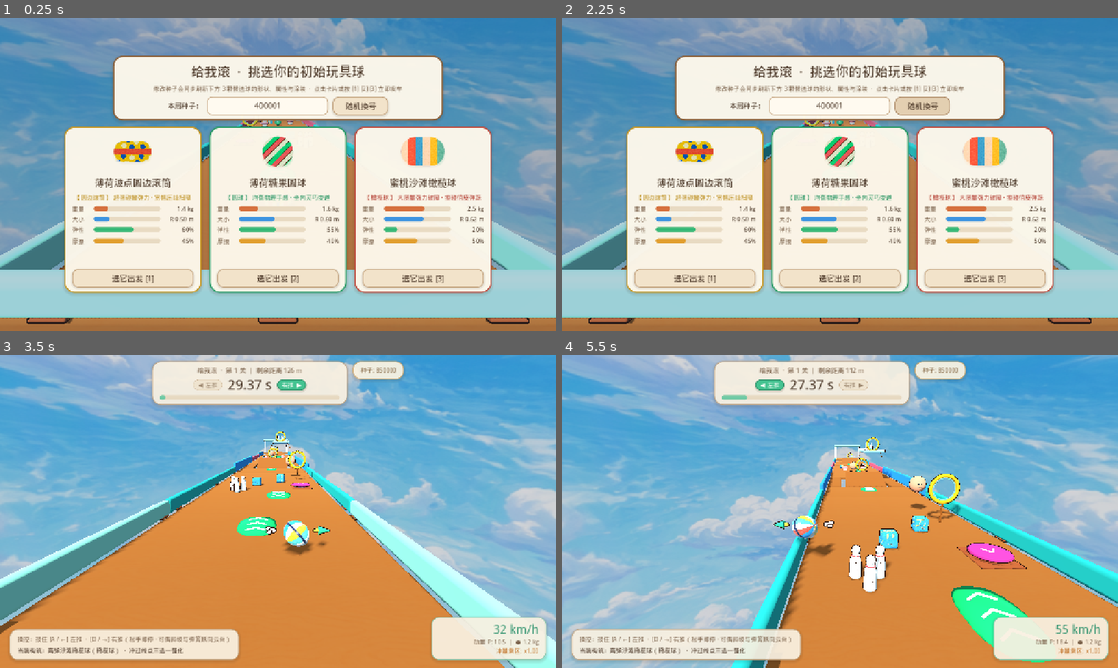
Above: before the commit, frames 1-4 (two rows, left to right).
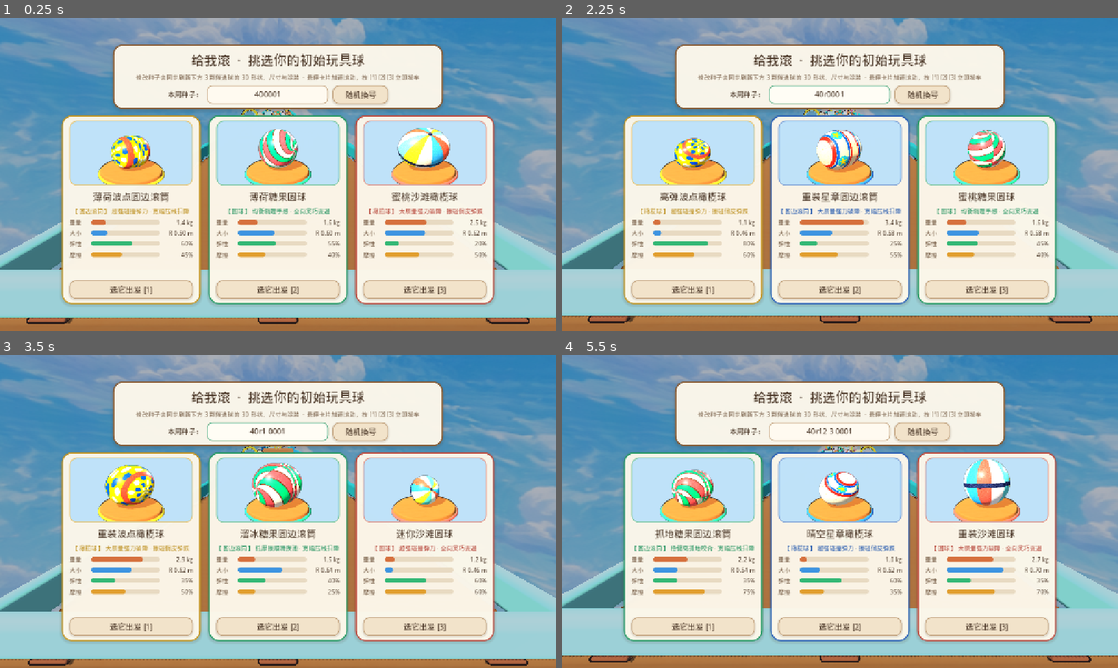
Above: after the commit, the same moments.

Repository: nossika/kinetic-run
Game: Godot game, scene res://scenes/main.tscn
Two runs of this game, one before a commit and one after it. Both use one fixed random seed, a clock stepped at 60 frames per second and the inputs below.
Inputs (mouse positions are in pixels of both pictures, inside the frame that each line leads up to):
- Up to frame 1 (0.25 s): no input
- Up to frame 2 (2.25 s): tap Enter at 0.5, 0.6 s; move the mouse to (962, 158) at 0.52 s; hold Right 0.53-1.28 s; click (962, 158) at 0.67 s; tap Space at 0.77, 1.52 s; move the mouse to (728, 190) at 1.27 s; hold Left 1.28-2.03 s; tap Keypad Enter at 1.35 s; click (728, 190) at 1.42 s; move the mouse to (895, 105) at 2.02 s; hold Right from 2.03 s (still down); tap R at 2.1 s; click (895, 105) at 2.17 s
- Up to frame 3 (3.5 s): keep holding Right; move the mouse to (250, 574) at 2.77 s; tap 1 at 2.85 s; click (250, 574) at 2.92 s; tap Space at 3.02 s
- Up to frame 4 (5.5 s): move the mouse to (1006, 558) at 3.52 s; release Right at 3.53 s; hold Left from 3.53 s (still down); tap 2 at 3.6 s; click (1006, 558) at 3.67 s; tap Space at 3.77, 4.52 s; move the mouse to (673, 464) at 4.27 s; tap 3 at 4.35 s; click (673, 464) at 4.42 s; move the mouse to (867, 511) at 5.02 s; tap Enter at 5.1 s; click (867, 511) at 5.17 s

The runs differ from the first frame. In frame 1, 37% of the frame differs, in the area x 11-89%, y 8-92%; in frame 2, 38%; in frame 3, 95%; in frame 4, 96%, in the area x 0-100%, y 0-100%.

Commit message:
feat(ui): render real-time 3D rolling starter ball previews on StartScreenPanel
Co-authored-by: Cursor <cursoragent@cursor.com>
Co-authored-by: nossikalin <nossikalin@tencent.com>

Diff:
--- a/src/gameplay/player_ball_3d.gd
+++ b/src/gameplay/player_ball_3d.gd
@@ -254,41 +254,66 @@
 			_collision_shape.shape = _sphere_shape
 
 
-func _rebuild_visual_mesh_for_shape() -> void:
-	if _core_mesh == null or DisplayServer.get_name() == "headless":
-		return
-	var livery_path := MaterialLibrary.TEX_BALL_LIVERY_BEACH
-	var tint := Color.WHITE
-	if current_starter_ball != null:
-		livery_path = current_starter_ball.livery_texture_path
-		tint = current_starter_ball.primary_tint
-	var ball_mat := MaterialLibrary.make_starter_ball_material(livery_path, tint)
-
-	match current_shape_type:
+static func populate_ball_visual(
+	mesh_inst: MeshInstance3D,
+	def: StarterBallDefinition,
+	shape_override: String = ""
+) -> void:
+	if mesh_inst == null:
+		return
+	var shape_t := shape_override
+	if shape_t == "" and def != null:
+		shape_t = def.shape_type
+	if shape_t == "":
+		shape_t = "sphere"
+
+	var is_headless := DisplayServer.get_name() == "headless"
+	var ball_mat: StandardMaterial3D = null
+	if not is_headless:
+		var livery_path := MaterialLibrary.TEX_BALL_LIVERY_BEACH
+		var tint := Color.WHITE
+		if def != null:
+			livery_path = def.livery_texture_path
+			tint = def.primary_tint
+		ball_mat = MaterialLibrary.make_starter_ball_material(livery_path, tint)
+
+	var built_mesh: Mesh = null
+	match shape_t:
 		"rugby":
-			_core_mesh.rotation_degrees = Vector3.ZERO
-			var ellip := ClayMeshBuilder.make_ellipsoid_mesh(
+			mesh_inst.rotation_degrees = Vector3.ZERO
+			built_mesh = ClayMeshBuilder.make_ellipsoid_mesh(
 				Vector3(StatSheet.BASE_RADIUS * 1.32, StatSheet.BASE_RADIUS, StatSheet.BASE_RADIUS),
 				32,
-				18
+				18,
+				true
 			)
-			ClayMeshBuilder.assign_mesh(_core_mesh, ellip, ball_mat)
 		"capsule_roller":
-			_core_mesh.rotation_degrees = Vector3(0.0, 0.0, 90.0)
+			mesh_inst.rotation_degrees = Vector3(0.0, 0.0, 90.0)
 			var cm := CapsuleMesh.new()
 			cm.radius = StatSheet.BASE_RADIUS
 			cm.height = StatSheet.BASE_RADIUS * 2.52
 			cm.radial_segments = 32
 			cm.rings = 12
-			ClayMeshBuilder.assign_mesh(_core_mesh, cm, ball_mat)
+			built_mesh = cm
 		_:
-			_core_mesh.rotation_degrees = Vector3.ZERO
+			mesh_inst.rotation_degrees = Vector3.ZERO
 			var sm := SphereMesh.new()
 			sm.radius = StatSheet.BASE_RADIUS
 			sm.height = StatSheet.BASE_RADIUS * 2.0
 			sm.radial_segments = 32
 			sm.rings = 20
-			ClayMeshBuilder.assign_mesh(_core_mesh, sm, ball_mat)
+			built_mesh = sm
+
+	if is_headless:
+		mesh_inst.mesh = built_mesh
+	else:
+		ClayMeshBuilder.assign_mesh(mesh_inst, built_mesh, ball_mat)
+
+
+func _rebuild_visual_mesh_for_shape() -> void:
+	if _core_mesh == null:
+		return
+	populate_ball_visual(_core_mesh, current_starter_ball, current_shape_type)
 
 
 func _build_hud_ring_visuals() -> void:
--- a/src/ui/start_screen_panel.gd
+++ b/src/ui/start_screen_panel.gd
@@ -9,57 +9,48 @@
 var _cards_row: HBoxContainer = null
 var _suppress_seed_signal: bool = false
 var _current_balls: Array[StarterBallDefinition] = []
-
-
-static func _make_ball_preview_widget(def: StarterBallDefinition) -> Control:
-	var holder := CenterContainer.new()
-	holder.custom_minimum_size = Vector2(0.0, 92.0)
-
-	var r_scale := clampf((def.radius if def != null else 0.55) / 0.58, 0.82, 1.18)
-	var shape_t := def.shape_type if def != null else "sphere"
-	var w := 68.0 * r_scale
-	var h := 68.0 * r_scale
-	var radius_px := int(round(h * 0.5))
-
-	if shape_t == "rugby":
-		w = 94.0 * r_scale
-		h = 62.0 * r_scale
-		radius_px = int(round(h * 0.5))
-	elif shape_t == "capsule_roller":
-		w = 100.0 * r_scale
-		h = 56.0 * r_scale
-		radius_px = int(round(h * 0.5))
-
-	var mask_panel := Panel.new()
-	mask_panel.custom_minimum_size = Vector2(w, h)
-	mask_panel.clip_children = CanvasItem.CLIP_CHILDREN_AND_DRAW
-	var mask_sb := StyleBoxFlat.new()
-	mask_sb.bg_color = def.accent_color if def != null else Color(0.92, 0.36, 0.30)
-	mask_sb.set_corner_radius_all(radius_px)
-	mask_sb.shadow_color = Color(0.18, 0.11, 0.06, 0.22)
-	mask_sb.shadow_size = 5
-	mask_sb.shadow_offset = Vector2(0.0, 3.0)
-	mask_panel.add_theme_stylebox_override("panel", mask_sb)
-
-	if DisplayServer.get_name() != "headless" and def != null:
-		var tex := load(def.livery_texture_path) as Texture2D
-		if tex != null:
-			var tr := TextureRect.new()
-			tr.texture = tex
-			tr.modulate = def.primary_tint
-			tr.expand_mode = TextureRect.EXPAND_IGNORE_SIZE
-			tr.stretch_mode = TextureRect.STRETCH_KEEP_ASPECT_COVERED
-			tr.set_anchors_and_offsets_preset(Control.PRESET_FULL_RECT)
-			mask_panel.add_child(tr)
-
-	holder.add_child(mask_panel)
-	return holder
+var _preview_widgets: Array[StarterBallPreview3D] = []
+
+
+static func _make_ball_preview_stage(def: StarterBallDefinition, slot_idx: int) -> Dictionary:
+	var frame := PanelContainer.new()
+	frame.custom_minimum_size = Vector2(284.0, 150.0)
+	var stage_sb := StyleBoxFlat.new()
+	stage_sb.bg_color = Color(0.73, 0.88, 0.98, 0.92)
+	stage_sb.border_color = (def.accent_color.darkened(0.10) if def != null else Color(0.45, 0.65, 0.85))
+	stage_sb.border_color.a = 0.55
+	stage_sb.set_border_width_all(2)
+	stage_sb.set_corner_radius_all(16)
+	stage_sb.content_margin_left = 4
+	stage_sb.content_margin_right = 4
+	stage_sb.content_margin_top = 3
+	stage_sb.content_margin_bottom = 3
+	frame.add_theme_stylebox_override("panel", stage_sb)
+
+	var preview := StarterBallPreview3D.new()
+	var phase_offsets: Array[float] = [0.15, 0.85, -0.45]
+	var phase := phase_offsets[slot_idx % phase_offsets.size()]
+	preview.setup_ball(def, phase)
+	frame.add_child(preview)
+
+	return {"frame": frame, "preview": preview}
 
 
 func _ready() -> void:
 	set_anchors_and_offsets_preset(Control.PRESET_FULL_RECT)
 	theme = UiTheme.build_theme()
+	visibility_changed.connect(_on_visibility_changed)
 	_build_ui()
+
+
+func _on_visibility_changed() -> void:
+	for prev in _preview_widgets:
+		if prev != null and is_instance_valid(prev):
+			prev.set_preview_active(visible)
+
+
+func get_preview_widgets() -> Array[StarterBallPreview3D]:
+	return _preview_widgets
 
 
 func _build_ui() -> void:
@@ -109,7 +100,7 @@
 	sub.horizontal_alignment = HORIZONTAL_ALIGNMENT_CENTER
 	sub.add_theme_font_size_override("font_size", 14)
 	sub.add_theme_color_override("font_color", UiTheme.INK_MUTED)
-	sub.text = "修改种子会同步刷新下方 3 颗候选球的形状、属性与涂装  ·  点击卡片或按 [1] [2] [3] 立即发车"
+	sub.text = "修改种子会同步刷新下方 3 颗候选球的 3D 形状、尺寸与涂装  ·  悬停卡片加速滚动，按 [1] [2] [3] 立即发车"
 	header_vb.add_child(sub)
 
 	var seed_row := HBoxContainer.new()
@@ -161,6 +152,7 @@
 
 	if _cards_row == null:
 		return
+	_preview_widgets.clear()
 	for child in _cards_row.get_children():
 		child.queue_free()
 
@@ -172,7 +164,7 @@
 
 func _build_ball_card(idx: int, def: StarterBallDefinition) -> PanelContainer:
 	var card := PanelContainer.new()
-	card.custom_minimum_size = Vector2(316.0, 382.0)
+	card.custom_minimum_size = Vector2(320.0, 434.0)
 	var border_col := def.accent_color.darkened(0.18)
 	border_col.a = 0.96
 	card.add_theme_stylebox_override(
@@ -184,7 +176,15 @@
 	vb.add_theme_constant_override("separation", 7)
 	card.add_child(vb)
 
-	vb.add_child(_make_ball_preview_widget(def))
+	var stage_bundle := _make_ball_preview_stage(def, idx)
+	var stage_frame := stage_bundle["frame"] as PanelContainer
+	var preview := stage_bundle["preview"] as StarterBallPreview3D
+	preview.set_preview_active(visible)
+	_preview_widgets.append(preview)
+	vb.add_child(stage_frame)
+
+	card.mouse_entered.connect(func() -> void: preview.set_hovered(true))
+	card.mouse_exited.connect(func() -> void: preview.set_hovered(false))
 
 	var name_lbl := Label.new()
 	name_lbl.horizontal_alignment = HORIZONTAL_ALIGNMENT_CENTER
@@ -213,6 +213,8 @@
 	var pick_btn := Button.new()
 	pick_btn.text = "选它出发 [%d]" % (idx + 1)
 	pick_btn.custom_minimum_size = Vector2(0.0, 42.0)
+	pick_btn.mouse_entered.connect(func() -> void: preview.set_hovered(true))
+	pick_btn.mouse_exited.connect(func() -> void: preview.set_hovered(false))
 	pick_btn.pressed.connect(func() -> void: _pick(idx))
 	vb.add_child(pick_btn)
 
--- /dev/null
+++ b/src/ui/starter_ball_preview_3d.gd
@@ -0,0 +1,192 @@
+class_name StarterBallPreview3D
+extends SubViewportContainer
+
+const IDLE_ROLL_SPEED: float = 2.65
+const HOVER_ROLL_SPEED: float = 5.80
+
+var _viewport: SubViewport = null
+var _world_root: Node3D = null
+var _pedestal_trim: MeshInstance3D = null
+var _stage_pivot: Node3D = null
+var _roll_pivot: Node3D = null
+var _ball_mesh: MeshInstance3D = null
+
+var _ball_def: StarterBallDefinition = null
+var _scale_ratio: float = 1.0
+var _anim_time: float = 0.0
+var _roll_angle: float = 0.35
+var _is_hovered: bool = false
+var _is_active: bool = true
+
+
+func _init() -> void:
+	stretch = true
+	custom_minimum_size = Vector2(276.0, 144.0)
+	mouse_filter = Control.MOUSE_FILTER_PASS
+	_build_3d_stage()
+
+
+func _build_3d_stage() -> void:
+	if _viewport != null:
+		return
+	var is_headless := DisplayServer.get_name() == "headless"
+
+	_viewport = SubViewport.new()
+	_viewport.name = "PreviewViewport"
+	_viewport.own_world_3d = true
+	_viewport.world_3d = World3D.new()
+	_viewport.transparent_bg = true
+	_viewport.size = Vector2i(276, 144)
+	if not is_headless:
+		_viewport.msaa_3d = Viewport.MSAA_2X
+		_viewport.render_target_update_mode = SubViewport.UPDATE_ALWAYS
+	else:
+		_viewport.render_target_update_mode = SubViewport.UPDATE_DISABLED
+	add_child(_viewport)
+
+	_world_root = Node3D.new()
+	_world_root.name = "PreviewWorldRoot"
+	_viewport.add_child(_world_root)
+
+	var env := Environment.new()
+	env.background_mode = Environment.BG_CLEAR_COLOR
+	env.tonemap_mode = Environment.TONE_MAPPER_FILMIC
+	env.tonemap_exposure = 0.90
+	env.ambient_light_source = Environment.AMBIENT_SOURCE_COLOR
+	env.ambient_light_color = Color(0.88, 0.93, 1.0)
+	env.ambient_light_energy = 0.42
+
+	var world_env := WorldEnvironment.new()
+	world_env.name = "PreviewEnvironment"
+	world_env.environment = env
+	_world_root.add_child(world_env)
+
+	var key_light := DirectionalLight3D.new()
+	key_light.name = "KeyLight"
+	key_light.rotation_degrees = Vector3(-44.0, -34.0, 0.0)
+	key_light.light_color = Color(1.0, 0.97, 0.90)
+	key_light.light_energy = 0.98
+	key_light.shadow_opacity = 0.72
+	key_light.directional_shadow_mode = DirectionalLight3D.SHADOW_ORTHOGONAL
+	key_light.directional_shadow_max_distance = 10.0
+	key_light.shadow_enabled = not is_headless
+	_world_root.add_child(key_light)
+
+	var fill_light := DirectionalLight3D.new()
+	fill_light.name = "RimFillLight"
+	fill_light.rotation_degrees = Vector3(-18.0, 142.0, 0.0)
+	fill_light.light_color = Color(0.72, 0.86, 1.0)
+	fill_light.light_energy = 0.34
+	fill_light.shadow_enabled = false
+	_world_root.add_child(fill_light)
+
+	var cam := Camera3D.new()
+	cam.name = "PreviewCamera"
+	cam.fov = 34.0
+	var eye := Vector3(0.0, 1.24, 3.12)
+	var target := Vector3(0.0, 0.46, 0.0)
+	cam.transform = Transform3D(Basis.looking_at(target - eye, Vector3.UP), eye)
+	cam.current = true
+	_world_root.add_child(cam)
+
+	# Fixed-size beechwood turntable pedestal (top surface at y = 0.0) as scale reference
+	var pedestal := MeshInstance3D.new()
+	pedestal.name = "PedestalMesh"
+	pedestal.position = Vector3(0.0, -0.07, 0.0)
+	if not is_headless:
+		var disc := ClayMeshBuilder.make_chamfered_cylinder(0.96, 1.02, 0.14, 0.038, 32)
+		var wood_mat := MaterialLibrary.make_beechwood_material(Color(1.10, 1.04, 0.96))
+		wood_mat.next_pass = MaterialLibrary.make_toon_outline_material(0.024)
+		ClayMeshBuilder.assign_mesh(pedestal, disc, wood_mat)
+	_world_root.add_child(pedestal)
+
+	_pedestal_trim = MeshInstance3D.new()
+	_pedestal_trim.name = "PedestalTrim"
+	_pedestal_trim.position = Vector3(0.0, -0.10, 0.0)
+	if not is_headless:
+		var trim_mesh := ClayMeshBuilder.make_chamfered_cylinder(1.03, 1.05, 0.055, 0.02, 32)
+		var trim_mat := MaterialLibrary.make_silicone_soft_material(Color(0.24, 0.64, 0.92), false)
+		ClayMeshBuilder.assign_mesh(_pedestal_trim, trim_mesh, trim_mat)
+	_world_root.add_child(_pedestal_trim)
+
+	_stage_pivot = Node3D.new()
+	_stage_pivot.name = "StagePivot"
+	_world_root.add_child(_stage_pivot)
+
+	_roll_pivot = Node3D.new()
+	_roll_pivot.name = "RollPivot"
+	_stage_pivot.add_child(_roll_pivot)
+
+	_ball_mesh = MeshInstance3D.new()
+	_ball_mesh.name = "BallMesh"
+	_roll_pivot.add_child(_ball_mesh)
+
+
+func setup_ball(def: StarterBallDefinition, phase_offset: float = 0.0) -> void:
+	_build_3d_stage()
+	_ball_def = def
+	_anim_time = phase_offset
+	_roll_angle = 0.35 + phase_offset * 0.6
+
+	var r := def.radius if def != null else StatSheet.BASE_RADIUS
+	_scale_ratio = r / StatSheet.BASE_RADIUS
+	_roll_pivot.position = Vector3(0.0, r, 0.0)
+	_roll_pivot.scale = Vector3.ONE * _scale_ratio
+
+	PlayerBall3D.populate_ball_visual(_ball_mesh, def)
+
+	if DisplayServer.get_name() != "headless" and _pedestal_trim != null and def != null:
+		var trim_mat := MaterialLibrary.make_silicone_soft_material(def.accent_color, false)
+		_pedestal_trim.material_override = trim_mat
+
+	_apply_pose()
+
+
+func set_hovered(hovered: bool) -> void:
+	_is_hovered = hovered
+
+
+func set_preview_active(active: bool) -> void:
+	_is_active = active
+	set_process(active)
+	if _viewport != null:
+		if active and DisplayServer.get_name() != "headless":
+			_viewport.render_target_update_mode = SubViewport.UPDATE_ALWAYS
+		else:
+			_viewport.render_target_update_mode = SubViewport.UPDATE_DISABLED
+
+
+func is_preview_active() -> bool:
+	return _is_active
+
+
+func get_ball_scale_ratio() -> float:
+	return _scale_ratio
+
+
+func get_roll_angle() -> float:
+	return _roll_angle
+
+
+func get_ball_mesh_instance() -> MeshInstance3D:
+	return _ball_mesh
+
+
+func _process(delta: float) -> void:
+	if not _is_active:
+		return
+	_advance_preview_anim(delta)
+
+
+func _advance_preview_anim(delta: float) -> void:
+	_anim_time += delta
+	var speed := HOVER_ROLL_SPEED if _is_hovered else IDLE_ROLL_SPEED
+	_roll_angle += delta * speed
+	_apply_pose()
+
+
+func _apply_pose() -> void:
+	if _stage_pivot != null:
+		_stage_pivot.rotation.y = deg_to_rad(25.0) + sin(_anim_time * 1.15) * deg_to_rad(22.0)
+	if _roll_pivot != null:
+		_roll_pivot.rotation.x = _roll_angle
--- a/tests/test_game_loop.gd
+++ b/tests/test_game_loop.gd
@@ -52,11 +52,44 @@
 		"Re-entering same seed on StartScreen reproduces identical starter balls"
 	)
 
+	# Verify StartScreenPanel renders real-time 3D SubViewport previews for all 3 starter balls
+	var has_3d_previews: bool = world.start_screen_panel.has_method("get_preview_widgets")
+	assert_true(has_3d_previews, "StartScreenPanel exposes get_preview_widgets() for real 3D starter ball previews")
+	var previews: Array = world.start_screen_panel.call("get_preview_widgets") if has_3d_previews else []
+	assert_eq(previews.size(), 3, "StartScreenPanel creates 3 real-time 3D starter ball preview viewports")
+	for idx in range(previews.size()):
+		var prev := previews[idx] as SubViewportContainer
+		var ball_def: StarterBallDefinition = world.current_starter_balls[idx]
+		assert_true(prev != null, "Card %d preview is a SubViewportContainer" % idx)
+		if prev != null:
+			var sub_vp := prev.get_node_or_null("PreviewViewport") as SubViewport
+			assert_true(sub_vp != null and sub_vp.own_world_3d, "Card %d preview uses isolated own_world_3d SubViewport" % idx)
+			var mesh_inst: MeshInstance3D = prev.call("get_ball_mesh_instance")
+			assert_true(mesh_inst != null and mesh_inst.mesh != null, "Card %d preview builds real 3D ball Mesh" % idx)
+			if mesh_inst != null and mesh_inst.mesh != null:
+				if ball_def.shape_type == "sphere":
+					assert_true(mesh_inst.mesh is SphereMesh, "Sphere starter ball preview uses SphereMesh")
+				elif ball_def.shape_type == "rugby":
+					assert_true(mesh_inst.mesh is ArrayMesh, "Rugby starter ball preview uses ellipsoid ArrayMesh")
+				elif ball_def.shape_type == "capsule_roller":
+					assert_true(mesh_inst.mesh is CapsuleMesh, "Capsule roller starter ball preview uses CapsuleMesh")
+			var expected_scale := ball_def.radius / StatSheet.BASE_RADIUS
+			assert_approx(float(prev.call("get_ball_scale_ratio")), expected_scale, 0.01, "Card %d 3D preview scales proportionally to ball radius" % idx)
+			assert_true(bool(prev.call("is_preview_active")), "Card %d 3D preview is active while StartScreenPanel is visible" % idx)
+			var roll_before: float = float(prev.call("get_roll_angle"))
+			prev.call("_advance_preview_anim", 0.30)
+			var roll_after: float = float(prev.call("get_roll_angle"))
+			assert_true(absf(roll_after - roll_before) > 0.3, "Card %d 3D preview continuously rolls forward" % idx)
+
 	# Selecting starter ball 1 launches RACING with that ball's physical attributes
 	var picked_ball = world.current_starter_balls[1]
 	world.select_starter_ball(1)
 	assert_eq(world.game_state, "RACING", "Selecting a starter ball enters RACING state")
 	assert_false(world.start_screen_panel.visible, "StartScreenPanel hides once RACING begins")
+	for idx in range(previews.size()):
+		var prev := previews[idx] as SubViewportContainer
+		if prev != null and is_instance_valid(prev):
+			assert_false(bool(prev.call("is_preview_active")), "Card %d 3D preview suspends rendering once RACING begins" % idx)
 	assert_true(world.hud_overlay.visible, "HudOverlay becomes visible in RACING")
 	assert_approx(world.player_ball.mass, picked_ball.mass, 0.01, "Selected starter ball mass applied to PlayerBall3D")
 	assert_approx(world.run_state.time_remaining, 30.0, 0.2, "RACING starts with ~30.0s countdown")
Not shown, added: src/ui/starter_ball_preview_3d.gd.uid
Not shown, changed: web/index.pck
Not shown, changed: web/index.wasm.bin
